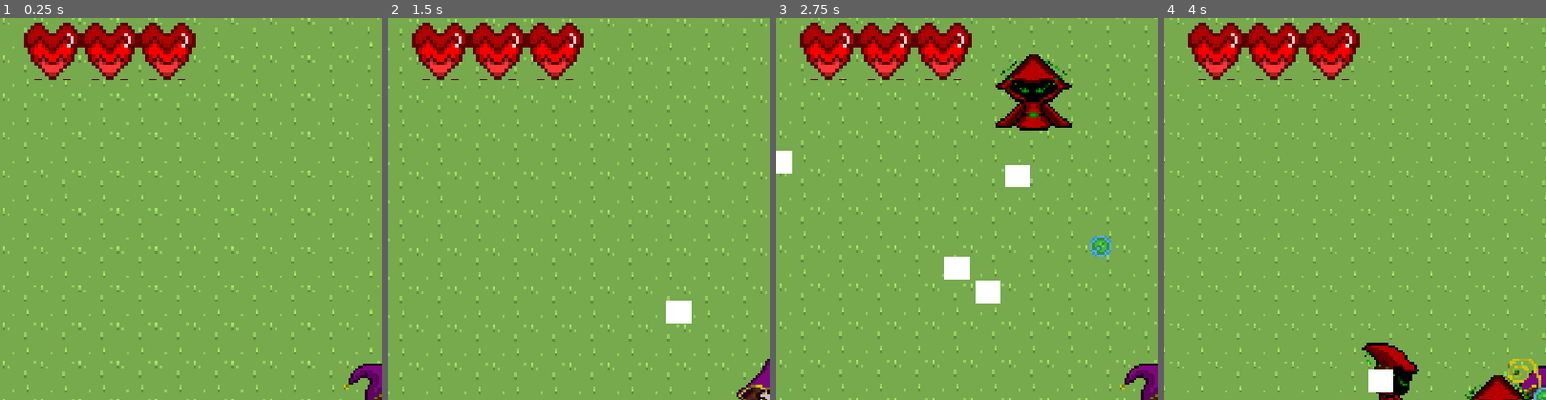
Above: before the commit, frames 1-4 (left to right).
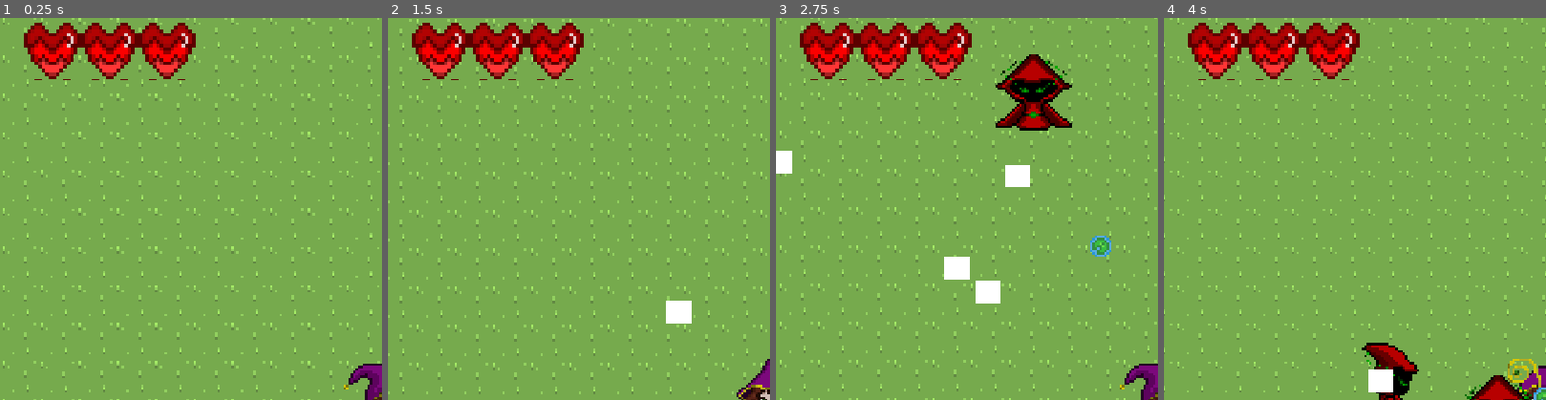
Above: after the commit, the same moments.

Repository: Berekun/Godot_Game_1
Game: Godot game, scene res://world.tscn
Same seed, same stepped clock (60 frames per second), same inputs: the game is played once before the commit and once after it.
Inputs (mouse positions are % of the whole screen's width and height, from its top left):
- Up to frame 1 (0.25 s): no input
- Up to frame 2 (1.5 s): tap Enter at 0.5 s; move the mouse to (72, 45) at 0.52 s; press the mouse at (72, 45) at 0.53 s; hold D (right) 0.53-1.28 s; move the mouse to (30, 55) at 1.27 s; release the mouse at (30, 55) at 1.28 s; hold S (down) from 1.28 s (still down); click (30, 55) at 1.35 s
- Up to frame 3 (2.75 s): move the mouse to (60, 28) at 2.02 s; release S (down) at 2.03 s; press the mouse at (60, 28) at 2.03 s; hold D (right) from 2.03 s (still down)
- Up to frame 4 (4 s): move the mouse to (45, 70) at 2.77 s; release D (right) at 2.78 s; release the mouse at (45, 70) at 2.78 s; hold W (up) 2.78-3.53 s; click (45, 70) at 2.85 s; move the mouse to (80, 65) at 3.52 s; press the mouse at (80, 65) at 3.53 s; hold A (left) from 3.53 s (still down)
The pictures show only the part of the screen within x 0-50%, y 0-50%; the shares and areas given below are measured in that part.

The runs differ from the first frame. In frame 1, less than 0.1% of the frame differs, in the area x 9-50%, y 2-17%; in frame 2, less than 0.1%; in frame 3, less than 0.1%; in frame 4, less than 0.1%.

Commit message:
16/10/23

Diff:
--- a/Bullets/Enemy_Bullet.gd
+++ b/Bullets/Enemy_Bullet.gd
@@ -19,4 +19,3 @@
 
 		if body.name == "player":
 			PlayerStats.health -= 0.5
-			print(PlayerStats.health)
--- a/Stats.gd
+++ b/Stats.gd
@@ -1,10 +1,16 @@
 extends Node
 
-var max_health = 3
+var max_health = 3 setget set_max_health
 onready var health = max_health setget set_health
 
 signal no_health
-signal health_changed
+signal max_health_changed(value)
+signal health_changed(value)
+
+func set_max_health(value):
+	max_health = value
+	self.health = min(health, max_health)
+	emit_signal("max_health_changed")
 
 func set_health(value):
 	health = value
--- a/hud/hud.gd
+++ b/hud/hud.gd
@@ -4,14 +4,25 @@
 var max_hearts = 3 setget max_set_hearts
 
 onready var label = $Label
+onready var heartUIFull = $full_hearts
+onready var heartUIHalf = $half_hearts
+onready var heartUIVoid = $void_hearts
 
 func set_hearts(value):
 	hearts = clamp(value, 0, max_hearts)
+	if heartUIFull != null:
+		heartUIFull.rect_size.x = hearts * 16
+		print(heartUIFull.rect_size.x)
+		print(hearts)
 
 func max_set_hearts(value):
 	max_hearts = max(value, 1)
+	self.hearts = min(hearts, max_hearts)
+	if heartUIVoid != null:
+		heartUIVoid.rect_size.x = max_hearts * 16
 
 func _ready():
 	self.hearts = PlayerStats.health
 	self.max_hearts = PlayerStats.max_health
 	PlayerStats.connect("health_changed", self, "set_hearts")
+	PlayerStats.connect("max_health_changed", self, "max_set_hearts")
--- a/hud/hud.tscn
+++ b/hud/hud.tscn
@@ -11,6 +11,7 @@
 script = ExtResource( 1 )
 
 [node name="void_hearts" type="TextureRect" parent="."]
+visible = false
 margin_left = 20.0
 margin_top = 6.0
 margin_right = 67.0
@@ -20,6 +21,7 @@
 stretch_mode = 2
 
 [node name="half_hearts" type="TextureRect" parent="."]
+visible = false
 margin_left = 20.0
 margin_top = 6.0
 margin_right = 68.0
